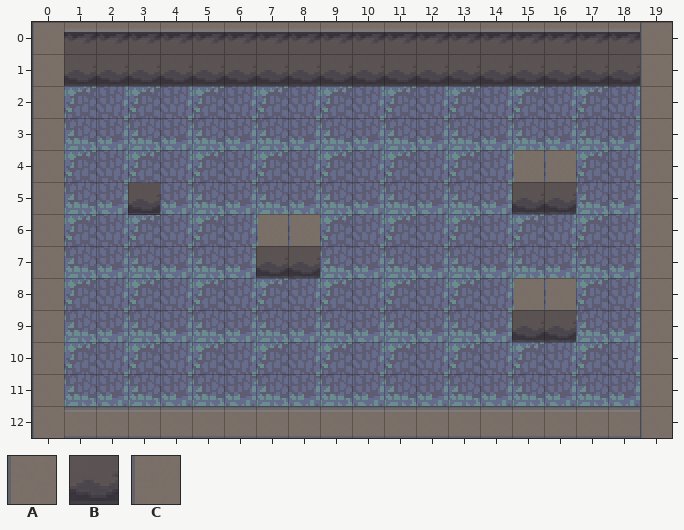
An edit to a level. Tiled map, android/assets/sem título.tmx. Above, as it was before the edit.
Cells are 16x16 px. Shown: x 0..19, y 0..12.
Key: from "Resources_RogueCode": A 176, B 178, C 208.
_ is an empty cell.
Objects are placed by their top-left corner, in cells (3,4 is the top-left corner of cell 3,4); size is 1x1 cell unless given.
Layers that did not change in this view are not listed.
Layer "parede" before, first column x 0:
 0 ____________________
 1 ____________________
 2 ____________________
 3 ____________________
 4 _______________AA___
 5 _______________BB___
 6 _______AA___________
 7 _______BB___________
 8 _______________CC___
 9 _______________BB___
10 ____________________
11 ____________________
12 ____________________
Objects on layer "objAmbulante" before:
B at 3,5
Now the later version:
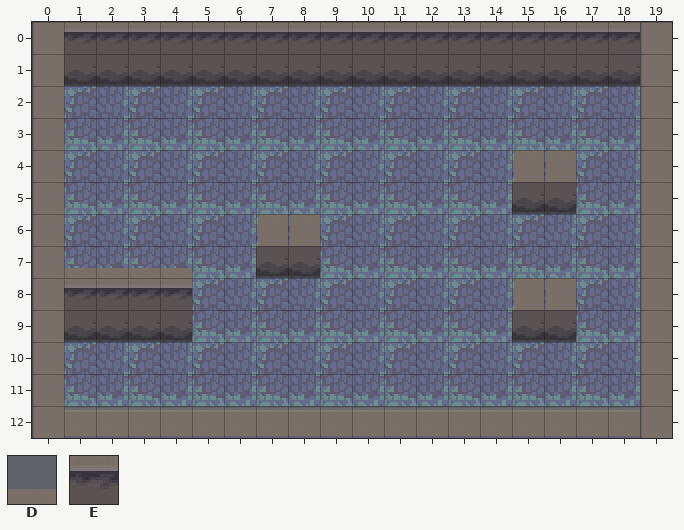
Further tiles: from "Resources_RogueCode": D 114, E 146.
Change:
{"where": "layer \"parede\""}
{"y":7,"x":1,"old":"____","new":"DDDD"}
{"y":8,"x":1,"old":"____","new":"EEEE"}
{"y":9,"x":1,"old":"____","new":"BBBB"}
{"where": "layer \"objAmbulante\""}
{"was": "B at 3,5"}
{"label":"removed","picture_box":[128,183,160,215]}
{"label":"added","picture_box":[64,268,192,342]}
